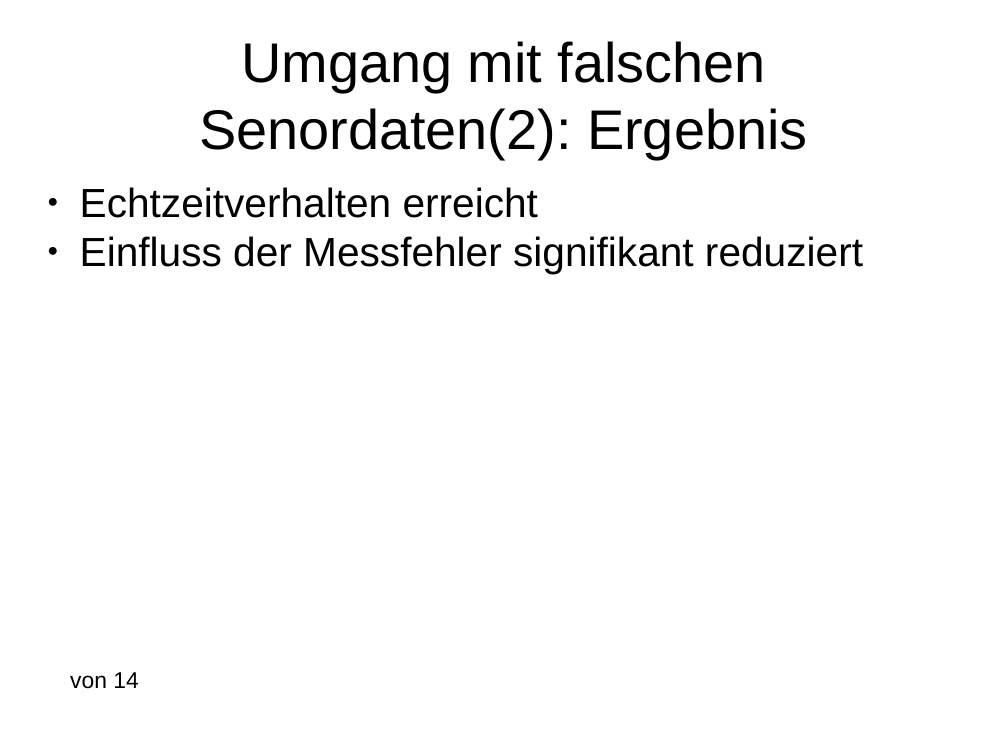
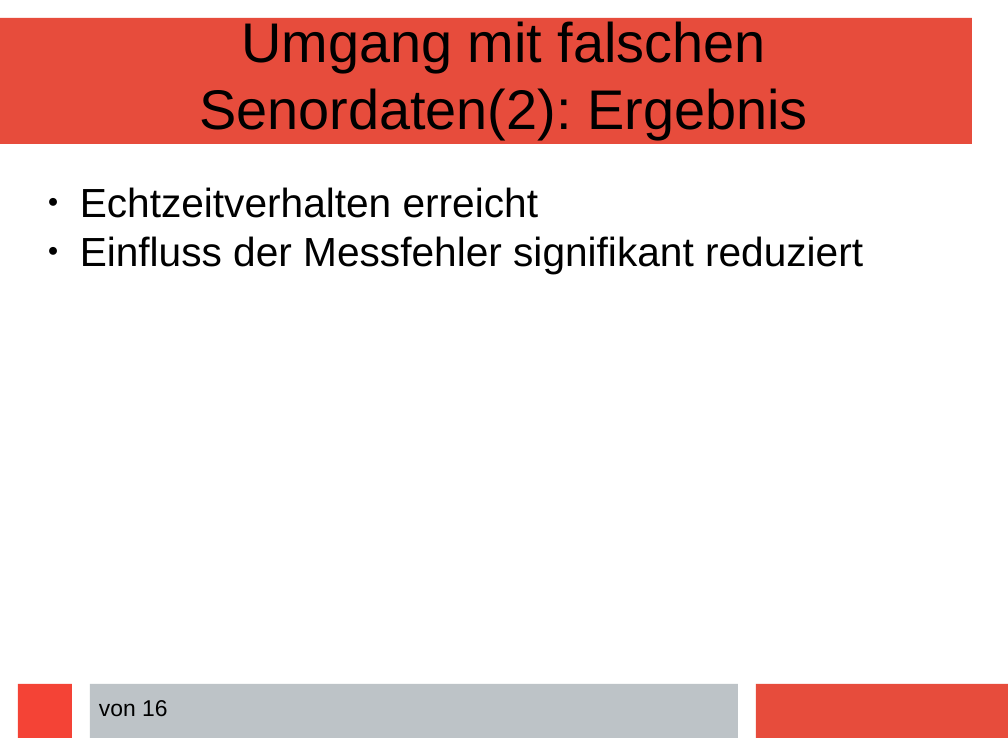
Before and after one commit to davidReward/robotik, a slide deck: slide 14 of praesi.pptx. Drawn at 1008x756 pixels with LibreOffice and Linux fonts; fonts in the diff are those of the drawing. Boxes give left, top, right and bottom in pixels: in the first picture for what was removed or moved away, otherwise in the second. Text is boxed around its words. In the diff, an @@ line names an element or a change of style, - is before the commit and + after.

```diff
--- a/praesi.pptx
+++ b/praesi.pptx
@@ rectangle added at (0, 18, 972, 145), fill #E74C3C @@
@@ text "Umgang mit falschen Senordaten(2): Ergebnis": place and size @@
-text "Umgang mit falschen Senordaten(2): Ergebnis" at (199, 41, 807, 159)
+text "Umgang mit falschen Senordaten(2): Ergebnis" at (199, 21, 807, 139)
@@ rectangle added at (18, 684, 72, 738), fill #F44336 @@
@@ text removed at (70, 672, 138, 689) @@
-von 14
@@ rectangle added at (90, 684, 738, 738), fill #BDC3C7 @@
@@ rectangle added at (756, 684, 1008, 738), fill #E74C3C @@
@@ text added at (99, 700, 167, 716), 18 pt, text #000000 @@
+von 16
```
Also in this commit, not shown: 14 other slides changed, 1 slide added, 1 slide removed.
